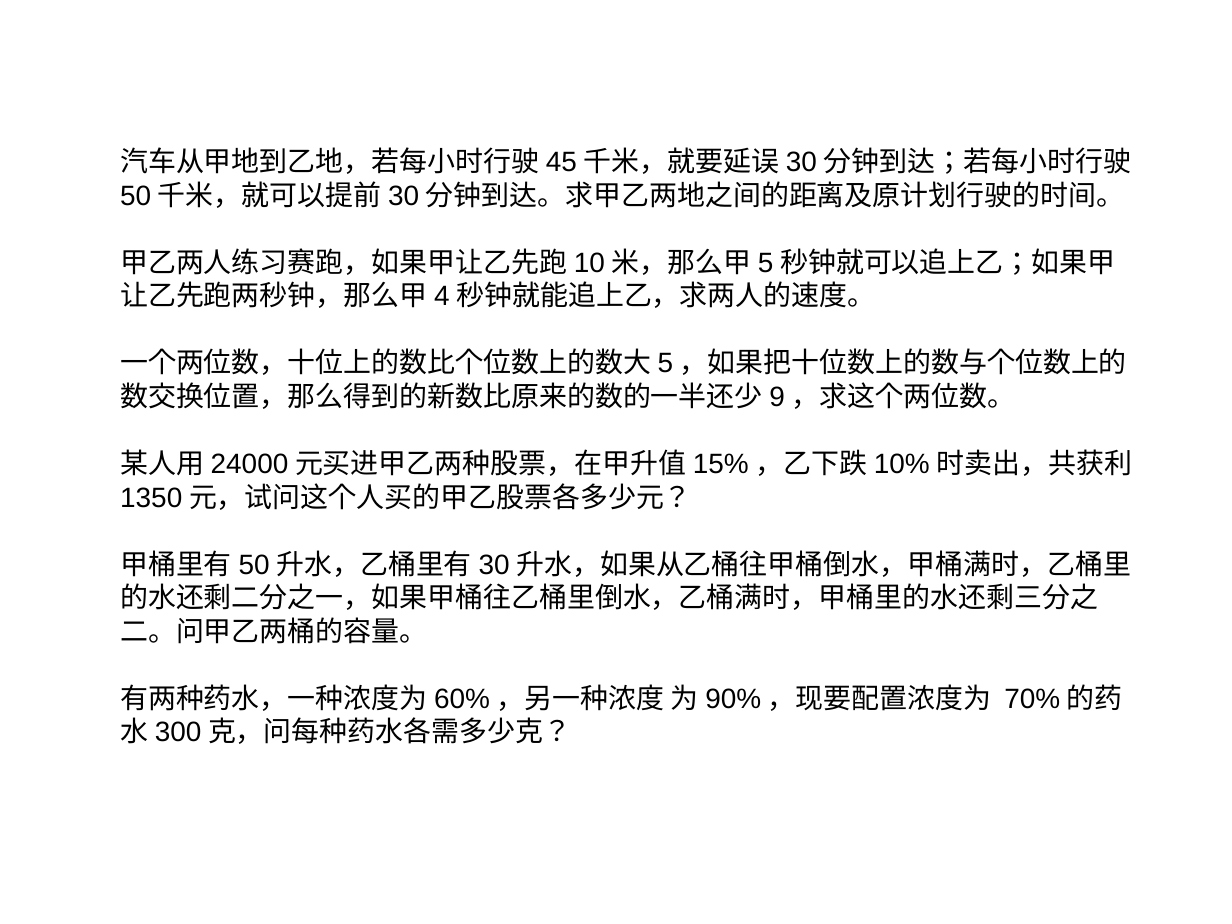
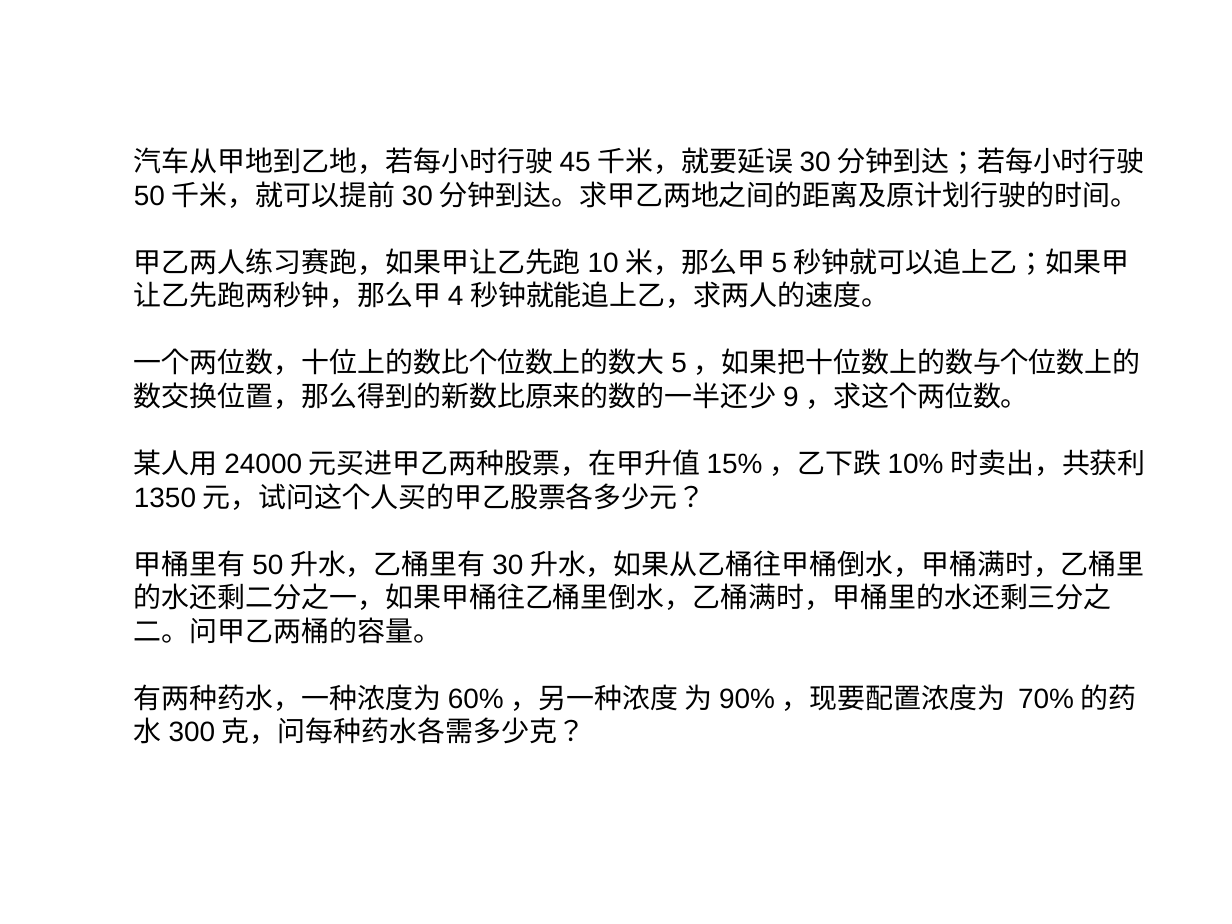
Before and after one commit to ericzhang/english-math, a slide deck: slide 1 of 2025-03-23/formula.odp. Drawn at 1232x924 pixels with LibreOffice and Linux fonts; fonts in the diff are those of the drawing. Boxes give left, top, right and bottom in pixels: in the first picture for what was removed or moved away, otherwise in the second. Text is boxed around its words. In the diff, an @@ line names an element or a change of style, - is before the commit and + after.

Commit message:
updated

```diff
--- a/2025-03-23/formula.odp
+++ b/2025-03-23/formula.odp
@@ text "汽车从甲地到乙地，若每小时行驶45千米，就要延误30分钟到达；若每小时行驶50千米，就可以提前30分钟到达。求甲乙两地之 ...": place and size @@
-text "汽车从甲地到乙地，若每小时行驶45千米，就要延误30分钟到达；若每小时行驶50千米，就可以提前30分钟到达。求甲乙两地之 ..." at box(120, 147, 1133, 744)
+text "汽车从甲地到乙地，若每小时行驶45千米，就要延误30分钟到达；若每小时行驶50千米，就可以提前30分钟到达。求甲乙两地之 ..." at box(134, 147, 1146, 744)
```
Also in this commit, not shown: 1 slide added.
